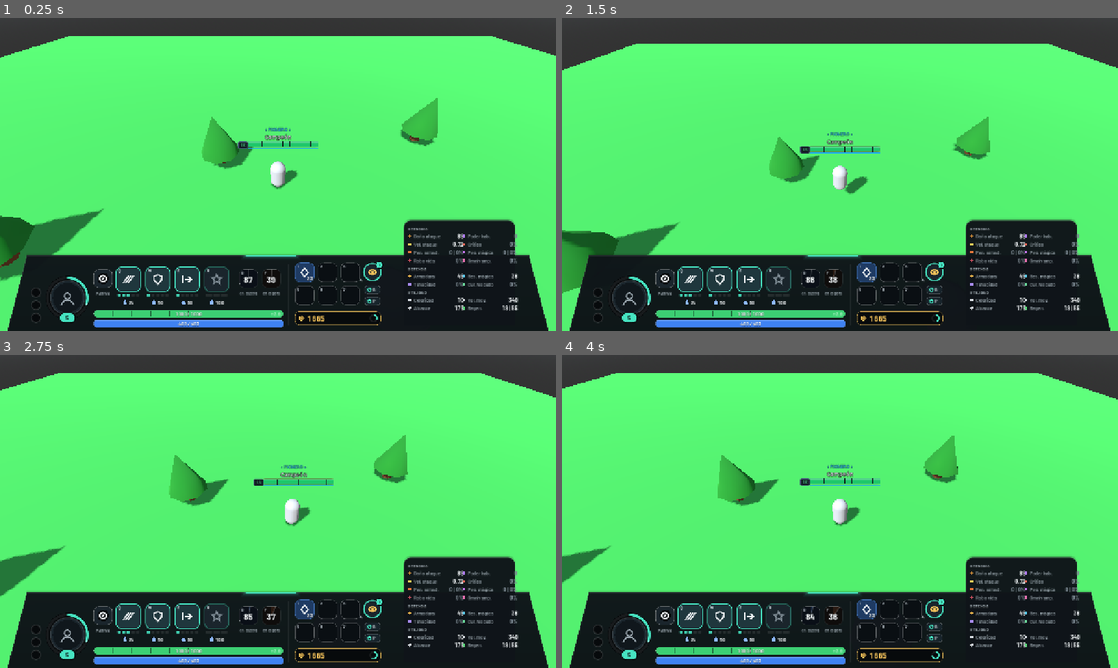
Above: before the commit, frames 1-4 (two rows, left to right).
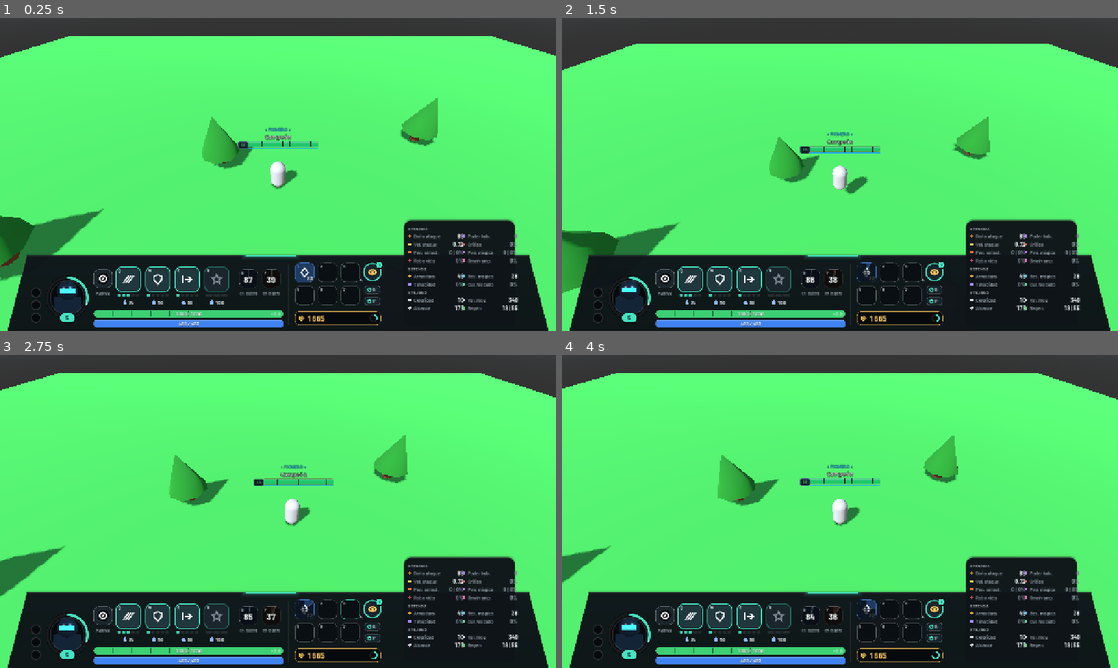
Above: after the commit, the same moments.

Repository: drkbal0/mmorpg-godot-client
Game: Godot game, scene res://scenes/dev/DevSandbox.tscn
Same seed, same stepped clock (60 frames per second), same inputs: the game is played once before the commit and once after it. This scene is started directly instead of the project's main scene.
Inputs (mouse positions are in pixels of both pictures, inside the frame that each line leads up to):
- Up to frame 1 (0.25 s): no input
- Up to frame 2 (1.5 s): tap Enter (ui_accept) at 0.5 s; drag from (867, 271) to (895, 105) at 0.52 s; drag from (890, 271) to (812, 237) at 1.27 s
- Up to frame 3 (2.75 s): move the mouse to (350, 608) at 2.02 s; hold D (move_right) from 2.03 s (still down); hold E (cast_spell_2) from 2.03 s (still down); click (350, 608) at 2.17 s
- Up to frame 4 (4 s): release D (move_right) at 2.75 s; release E (cast_spell_2) at 2.75 s; drag from (867, 633) to (673, 464) at 2.77 s; drag from (890, 633) to (867, 511) at 3.52 s

The runs differ from the first frame. In frame 1, 0.4% of the frame differs, in the area x 9-16%, y 84-94%; in frame 2, 0.5%; in frame 3, 0.6%, in the area x 9-65%, y 78-94%; in frame 4, 0.5%.

Commit message:
feat(ui): LivePortrait3D and Quickslot Drag & Drop integration in HUDv2

Diff:
--- a/tests/unit/test_hud_v2.gd
+++ b/tests/unit/test_hud_v2.gd
@@ -194,8 +194,8 @@
 	check(demo.hud.get_ability(1).rank == 1 and demo.hud.get_ability(1).cost == 50, "demo: W 1/5 coste 50")
 	check(demo.hud.get_ability(2).rank == 1 and demo.hud.get_ability(2).cost == 60, "demo: E 1/5 coste 60")
 	check(demo.hud.get_ability(3).locked and demo.hud.get_ability(3).cost == 100 and demo.hud.get_ability(3).unlock_level == 6, "demo: R bloqueada Nv.6 coste 100")
-	check(is_equal_approx(demo.hud.get_spell(0).cooldown, 87.0), "demo: D 87s")
-	check(is_equal_approx(demo.hud.get_spell(1).cooldown, 39.0), "demo: F 39s")
+	check(absf(demo.hud.get_spell(0).cooldown - 87.0) < 0.1, "demo: D 87s")
+	check(absf(demo.hud.get_spell(1).cooldown - 39.0) < 0.1, "demo: F 39s")
 	check(demo.hud.get_item(0).stacks == 23, "demo: Item 1 x23")
 	check(demo.hud.trinket.charges == 1, "demo: Amuleto 1")
 	check(demo.gold == 1665, "demo: Oro 1665")
--- /dev/null
+++ b/ui/components/HUDv2/LivePortrait3D.gd
@@ -0,0 +1,100 @@
+extends SubViewport
+## LivePortrait3D - Renderizador 3D en vivo para el retrato circular del HUD (ADR 095)
+## Genera una textura 256x256 con fondo transparente, estudio de 3 luces (Key, Fill, Rim)
+## y modelo 3D del busto del jugador con animaciones sutiles de respiración y feedback de daño.
+
+@export var studio_key_color: Color = Color("#90e0ef")
+@export var studio_fill_color: Color = Color("#cfd8dc")
+@export var studio_rim_color: Color = Color("#ffd166")
+
+@onready var camera: Camera3D = $Camera3D
+@onready var character_root: Node3D = $CharacterRoot
+@onready var key_light: DirectionalLight3D = $Lights/KeyLight
+@onready var fill_light: DirectionalLight3D = $Lights/FillLight
+@onready var rim_light: DirectionalLight3D = $Lights/RimLight
+@onready var head_mesh: MeshInstance3D = $CharacterRoot/HeadMesh
+@onready var chest_mesh: MeshInstance3D = $CharacterRoot/ChestMesh
+@onready var visor_mesh: MeshInstance3D = $CharacterRoot/VisorMesh
+
+var _base_material: StandardMaterial3D = null
+var _visor_material: StandardMaterial3D = null
+var _damage_tween: Tween = null
+var _is_flashing: bool = false
+
+
+func _ready() -> void:
+	size = Vector2i(256, 256)
+	transparent_bg = true
+	own_world_3d = true
+	render_target_update_mode = SubViewport.UPDATE_ALWAYS
+
+	_setup_materials()
+
+
+func _setup_materials() -> void:
+	# Material metálico/grafito oscuro estilo Nexo para la armadura
+	_base_material = StandardMaterial3D.new()
+	_base_material.albedo_color = Color("#1e293b")
+	_base_material.metallic = 0.65
+	_base_material.roughness = 0.28
+
+	# Material emisivo cian para el visor / núcleo arcano
+	_visor_material = StandardMaterial3D.new()
+	_visor_material.albedo_color = Color("#38bdf8")
+	_visor_material.emission_enabled = true
+	_visor_material.emission = Color("#0284c7")
+	_visor_material.emission_energy_multiplier = 2.4
+
+	if head_mesh:
+		head_mesh.material_override = _base_material
+	if chest_mesh:
+		chest_mesh.material_override = _base_material
+	if visor_mesh:
+		visor_mesh.material_override = _visor_material
+
+
+func _process(_delta: float) -> void:
+	if not character_root:
+		return
+	var t: float = Time.get_ticks_msec() * 0.001
+	# Micro-respiración y bamboleo sutil de cámara/busto
+	character_root.position.y = sin(t * 1.8) * 0.012
+	character_root.rotation.y = sin(t * 0.8) * 0.04
+
+
+## Dispara un destello visual cuando el jugador recibe daño
+func flash_damage(tint: Color = Color(1.0, 0.25, 0.25), duration: float = 0.35) -> void:
+	if not _base_material or _is_flashing:
+		return
+	_is_flashing = true
+	if _damage_tween and _damage_tween.is_valid():
+		_damage_tween.kill()
+
+	_damage_tween = create_tween()
+	var orig_color := Color("#1e293b")
+	_damage_tween.tween_property(_base_material, "albedo_color", tint, 0.08)
+	_damage_tween.tween_property(_base_material, "albedo_color", orig_color, duration - 0.08)
+	_damage_tween.finished.connect(func() -> void: _is_flashing = false)
+
+
+## Destello dorado al subir de nivel
+func flash_level_up() -> void:
+	if not _visor_material:
+		return
+	var tw := create_tween()
+	var orig_vis := Color("#0284c7")
+	tw.tween_property(_visor_material, "emission", Color("#f5c35b"), 0.2)
+	tw.tween_property(_visor_material, "emission_energy_multiplier", 4.5, 0.2)
+	tw.tween_property(_visor_material, "emission", orig_vis, 0.5)
+	tw.tween_property(_visor_material, "emission_energy_multiplier", 2.4, 0.5)
+
+
+## Permite enlazar un modelo o malla personalizada desde el Player principal
+func set_custom_model(model_node: Node3D) -> void:
+	if not character_root or not model_node:
+		return
+	for c in character_root.get_children():
+		c.queue_free()
+	var copy = model_node.duplicate()
+	copy.transform = Transform3D.IDENTITY
+	character_root.add_child(copy)
--- /dev/null
+++ b/ui/components/HUDv2/LivePortrait3D.tscn
@@ -0,0 +1,57 @@
+[gd_scene load_steps=5 format=3 uid="uid://c8yj3a2v5w1m"]
+
+[ext_resource type="Script" path="res://ui/components/HUDv2/LivePortrait3D.gd" id="1_script"]
+
+[sub_resource type="SphereMesh" id="SphereMesh_head"]
+radius = 0.22
+height = 0.44
+
+[sub_resource type="BoxMesh" id="BoxMesh_chest"]
+size = Vector3(0.52, 0.35, 0.28)
+
+[sub_resource type="BoxMesh" id="BoxMesh_visor"]
+size = Vector3(0.26, 0.08, 0.12)
+
+[node name="LivePortrait3D" type="SubViewport"]
+own_world_3d = true
+transparent_bg = true
+size = Vector2i(256, 256)
+render_target_update_mode = 4
+script = ExtResource("1_script")
+
+[node name="Camera3D" type="Camera3D" parent="."]
+transform = Transform3D(1, 0, 0, 0, 0.996195, 0.0871557, 0, -0.0871557, 0.996195, 0, 0.42, 1.35)
+fov = 30.0
+near = 0.05
+far = 10.0
+
+[node name="Lights" type="Node3D" parent="."]
+
+[node name="KeyLight" type="DirectionalLight3D" parent="Lights"]
+transform = Transform3D(0.819152, -0.32899, 0.469846, 0, 0.819152, 0.573576, -0.573576, -0.469846, 0.67101, 1, 1.5, 1)
+light_color = Color(0.564706, 0.878431, 0.937255, 1)
+light_energy = 1.8
+
+[node name="FillLight" type="DirectionalLight3D" parent="Lights"]
+transform = Transform3D(0.707107, 0.353553, -0.612372, 0, 0.866025, 0.5, 0.707107, -0.353553, 0.612372, -1, 1, 1)
+light_color = Color(0.811765, 0.847059, 0.862745, 1)
+light_energy = 0.8
+
+[node name="RimLight" type="DirectionalLight3D" parent="Lights"]
+transform = Transform3D(-1, 0, 0, 0, 0.819152, -0.573576, 0, -0.573576, -0.819152, 0, 2, -1.5)
+light_color = Color(1, 0.819608, 0.4, 1)
+light_energy = 2.2
+
+[node name="CharacterRoot" type="Node3D" parent="."]
+
+[node name="HeadMesh" type="MeshInstance3D" parent="CharacterRoot"]
+transform = Transform3D(1, 0, 0, 0, 1, 0, 0, 0, 1, 0, 0.44, 0)
+mesh = SubResource("SphereMesh_head")
+
+[node name="VisorMesh" type="MeshInstance3D" parent="CharacterRoot"]
+transform = Transform3D(1, 0, 0, 0, 1, 0, 0, 0, 1, 0, 0.45, 0.18)
+mesh = SubResource("BoxMesh_visor")
+
+[node name="ChestMesh" type="MeshInstance3D" parent="CharacterRoot"]
+transform = Transform3D(1, 0, 0, 0, 1, 0, 0, 0, 1, 0, 0.15, 0)
+mesh = SubResource("BoxMesh_chest")
--- a/ui/components/HUDv2/hud.gd
+++ b/ui/components/HUDv2/hud.gd
@@ -13,6 +13,9 @@
 
 signal recall_pressed
 signal shop_pressed
+signal item_used(slot: int, item_name: String, item_id: String)
+signal item_assigned(slot: int, item_name: String, item_id: String)
+signal item_cleared(slot: int)
 
 const T = preload("res://ui/hud_tokens.gd")
 const STAT_ROW_SCENE: PackedScene = preload("res://ui/components/HUDv2/stat_row.tscn")
--- a/ui/components/HUDv2/item_slot.gd
+++ b/ui/components/HUDv2/item_slot.gd
@@ -7,6 +7,9 @@
 ##  - GOLD:    34px tall gold box with coin, tabular amount and income ring.
 
 signal pressed
+signal item_assigned(slot_idx: int, item_name: String, item_id: String)
+signal item_used(slot_idx: int, item_name: String, item_id: String)
+signal item_cleared(slot_idx: int)
 
 const T = preload("res://ui/hud_tokens.gd")
 const D = preload("res://ui/components/HUDv2/hud_draw.gd")
@@ -23,12 +26,18 @@
 @export var label: String = "":
 	set(value):
 		label = value
+		_update_tooltip()
 		queue_redraw()
 
 @export var icon: Texture2D:
 	set(value):
 		icon = value
 		queue_redraw()
+
+@export var item_name: String = ""
+@export var item_id: String = ""
+@export var cooldown_remaining: float = 0.0
+@export var cooldown_total: float = 0.0
 
 ## Glyph for BUTTON variant (recall / bag) or placeholder item glyph.
 @export var glyph: String = "diamond":
@@ -72,7 +81,7 @@
 
 
 func _apply_kind() -> void:
-	if kind == Kind.BUTTON:
+	if kind == Kind.BUTTON or kind == Kind.ITEM:
 		mouse_filter = Control.MOUSE_FILTER_STOP
 		mouse_default_cursor_shape = Control.CURSOR_POINTING_HAND
 	else:
@@ -80,6 +89,7 @@
 	match kind:
 		Kind.ITEM:
 			custom_minimum_size = Vector2(T.ITEM_SIZE, T.ITEM_SIZE)
+			_update_tooltip()
 		Kind.TRINKET:
 			custom_minimum_size = Vector2(T.TRINKET_DIAMETER, T.TRINKET_DIAMETER)
 		Kind.BUTTON:
@@ -89,15 +99,111 @@
 
 
 func has_item() -> bool:
-	return icon != null or stacks > 0
+	return icon != null or stacks > 0 or item_name != ""
+
+
+func _process(delta: float) -> void:
+	if kind == Kind.ITEM and cooldown_remaining > 0.0 and not Engine.is_editor_hint():
+		cooldown_remaining = maxf(0.0, cooldown_remaining - delta)
+		if cooldown_remaining <= 0.0 and stacks <= 0:
+			clear_item()
+		queue_redraw()
+
+
+func _can_drop_data(_pos: Vector2, data: Variant) -> bool:
+	if kind != Kind.ITEM:
+		return false
+	if data is Dictionary and data.get("type") == "inventory_item":
+		var node = data.get("item_node")
+		return is_instance_valid(node)
+	return false
+
+
+func _drop_data(_pos: Vector2, data: Variant) -> void:
+	if not _can_drop_data(_pos, data):
+		return
+	var node = data.get("item_node")
+	if not is_instance_valid(node):
+		return
+	assign_item(node.item_name, node.texture, node.quantity, node.item_id)
+
+
+func assign_item(p_name: String, p_icon: Texture2D, p_stacks: int, p_id: String = "") -> void:
+	item_name = p_name
+	icon = p_icon
+	stacks = p_stacks
+	item_id = p_id
+	_update_tooltip()
+	queue_redraw()
+	var idx := 0
+	if label.is_valid_int():
+		idx = label.to_int() - 1
+	item_assigned.emit(idx, item_name, item_id)
+
+
+func clear_item() -> void:
+	item_name = ""
+	icon = null
+	stacks = 0
+	item_id = ""
+	cooldown_remaining = 0.0
+	_update_tooltip()
+	queue_redraw()
+	var idx := 0
+	if label.is_valid_int():
+		idx = label.to_int() - 1
+	item_cleared.emit(idx)
+
+
+func use_item() -> bool:
+	if not has_item() or cooldown_remaining > 0.0:
+		return false
+	var idx := 0
+	if label.is_valid_int():
+		idx = label.to_int() - 1
+	item_used.emit(idx, item_name, item_id)
+	start_cooldown(15.0)
+	if stacks > 1:
+		stacks -= 1
+		_update_tooltip()
+		queue_redraw()
+	else:
+		stacks = 0
+		_update_tooltip()
+		queue_redraw()
+	return true
+
+
+func start_cooldown(seconds: float) -> void:
+	cooldown_total = maxf(0.1, seconds)
+	cooldown_remaining = seconds
+	queue_redraw()
+
+
+func _update_tooltip() -> void:
+	if kind != Kind.ITEM:
+		return
+	if has_item():
+		tooltip_text = "%s (x%d)\n[Tecla %s o Clic para usar]\n[Clic derecho para desasignar]" % [item_name if item_name != "" else "Objeto", stacks, label]
+	else:
+		tooltip_text = "Ranura rápida [%s]\nArrastra consumibles desde el Inventario [I]" % label
 
 
 func _gui_input(event: InputEvent) -> void:
-	if kind != Kind.BUTTON:
-		return
-	if event is InputEventMouseButton and event.button_index == MOUSE_BUTTON_LEFT and event.pressed:
-		pressed.emit()
-		accept_event()
+	if kind == Kind.BUTTON:
+		if event is InputEventMouseButton and event.button_index == MOUSE_BUTTON_LEFT and event.pressed:
+			pressed.emit()
+			accept_event()
+	elif kind == Kind.ITEM:
+		if event is InputEventMouseButton and event.pressed:
+			if event.button_index == MOUSE_BUTTON_LEFT:
+				if has_item():
+					use_item()
+					accept_event()
+			elif event.button_index == MOUSE_BUTTON_RIGHT:
+				if has_item():
+					clear_item()
+					accept_event()
 
 
 func _notification(what: int) -> void:
@@ -122,11 +228,13 @@
 	var tile := Rect2(Vector2.ZERO, Vector2(T.ITEM_SIZE, T.ITEM_SIZE))
 	if not has_item():
 		# Spec: "Ranura vacía: #0a0f13 + borde blanco al 6% de 1px."
-		draw_style_box(T.box(T.SLOT_EMPTY, T.ITEM_RADIUS, 1, T.SLOT_EMPTY_BORDER), tile)
+		var empty_border: Color = Color(accent, 0.4) if _hover else T.SLOT_EMPTY_BORDER
+		draw_style_box(T.box(T.SLOT_EMPTY, T.ITEM_RADIUS, 1, empty_border), tile)
 		if label != "":
 			draw_string(T.font("bold"), Vector2(6, 13), label, HORIZONTAL_ALIGNMENT_LEFT, -1, T.FS_TINY, T.TEXT_KEY)
 		return
-	draw_style_box(T.box(Color("#1f3b63"), T.ITEM_RADIUS, 1, Color("#3c6aa8")), tile)
+	var border_col: Color = Color(accent, 0.7) if _hover else Color("#3c6aa8")
+	draw_style_box(T.box(Color("#1f3b63"), T.ITEM_RADIUS, 1, border_col), tile)
 	if icon:
 		var inner := tile.grow(-5)
 		draw_texture_rect(icon, inner, false)
@@ -140,6 +248,11 @@
 		var y := D.baseline_for_center(font, T.FS_BODY, r.get_center().y)
 		draw_string(font, Vector2(r.position.x, y + 1), str(stacks), HORIZONTAL_ALIGNMENT_RIGHT, r.size.x, T.FS_BODY, Color(0, 0, 0, 0.6))
 		draw_string(font, Vector2(r.position.x, y), str(stacks), HORIZONTAL_ALIGNMENT_RIGHT, r.size.x, T.FS_BODY, T.TEXT)
+	if cooldown_remaining > 0.0:
+		var frac := clampf(cooldown_remaining / cooldown_total, 0.0, 1.0)
+		D.draw_cooldown(self, tile.grow(-1), T.ITEM_RADIUS - 1, frac, T.COOLDOWN_OVERLAY)
+		var cd_str := str(ceili(cooldown_remaining)) if cooldown_remaining >= 1.0 else "%.1f" % cooldown_remaining
+		D.draw_text_centered(self, T.font("bold"), T.FS_BODY, tile, cd_str, T.TEXT, true)
 
 
 func _draw_trinket() -> void:
--- a/ui/components/HUDv2/portrait.gd
+++ b/ui/components/HUDv2/portrait.gd
@@ -27,6 +27,10 @@
 		portrait_texture = value
 		queue_redraw()
 
+## Live 3D portrait rendering inside SubViewport (ADR 095).
+@export var use_live_3d: bool = true
+var live_portrait: SubViewport = null
+
 ## Displayed XP fraction, eased toward `xp_fraction` for smooth fills.
 var _shown_xp: float = -1.0
 
@@ -34,9 +38,23 @@
 func _ready() -> void:
 	mouse_filter = Control.MOUSE_FILTER_IGNORE
 	custom_minimum_size = Vector2(110, 122)
+	if use_live_3d and not Engine.is_editor_hint():
+		_setup_live_3d()
+
+
+func _setup_live_3d() -> void:
+	if live_portrait != null:
+		return
+	var scene = load("res://ui/components/HUDv2/LivePortrait3D.tscn")
+	if scene:
+		live_portrait = scene.instantiate()
+		add_child(live_portrait)
+		portrait_texture = live_portrait.get_texture()
 
 
 func _process(delta: float) -> void:
+	if live_portrait and not Engine.is_editor_hint():
+		queue_redraw()
 	if _shown_xp < 0.0 or Engine.is_editor_hint():
 		_shown_xp = xp_fraction
 		return
@@ -44,6 +62,16 @@
 		# Level-up wraps (fraction dropped): snap; otherwise ease.
 		_shown_xp = xp_fraction if xp_fraction < _shown_xp else move_toward(_shown_xp, xp_fraction, delta * 0.8)
 		queue_redraw()
+
+
+func flash_damage() -> void:
+	if live_portrait and live_portrait.has_method("flash_damage"):
+		live_portrait.flash_damage()
+
+
+func flash_level_up() -> void:
+	if live_portrait and live_portrait.has_method("flash_level_up"):
+		live_portrait.flash_level_up()
 
 
 func get_ring_center() -> Vector2:
